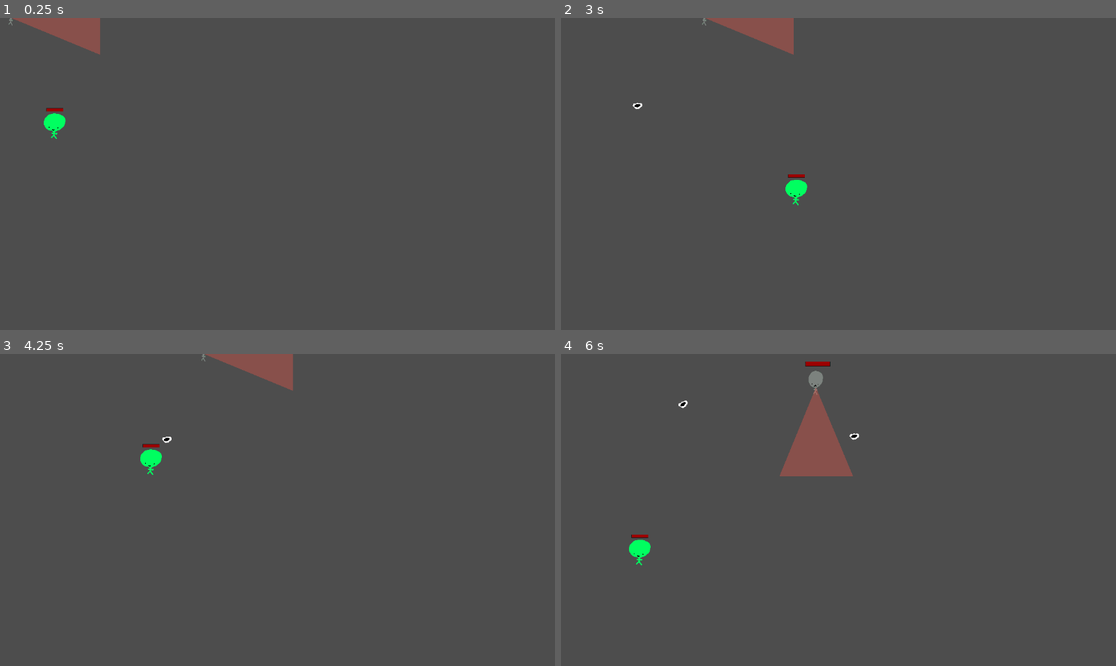
Above: before the commit, frames 1-4 (two rows, left to right).
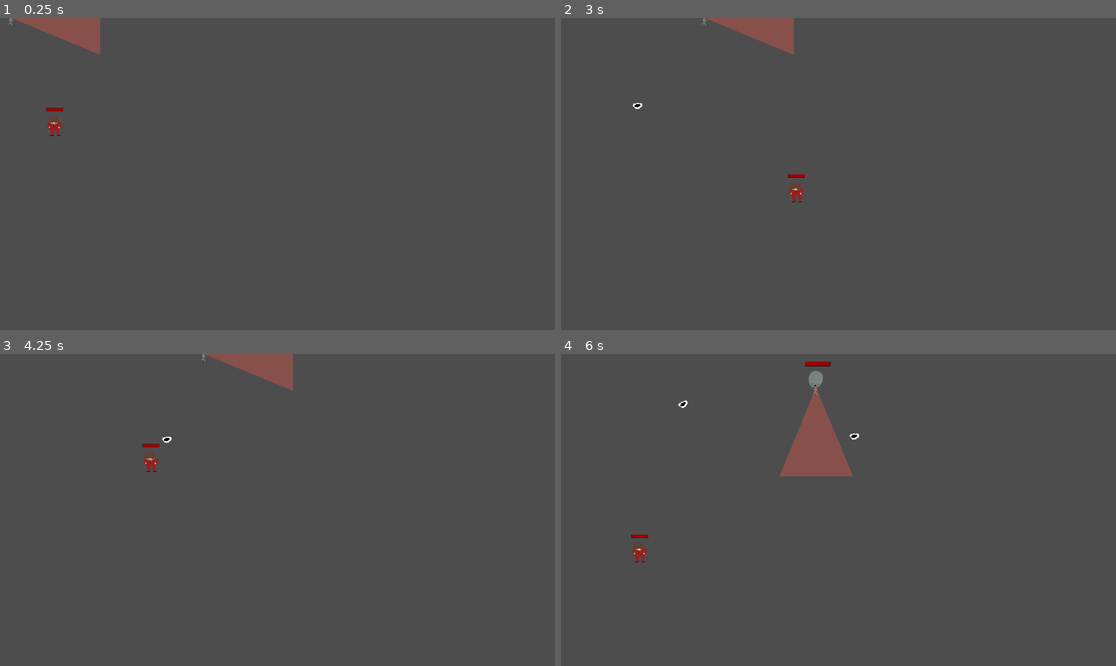
Above: after the commit, the same moments.

Repository: JoelDonnelly/MiniJam
Game: Godot game, scene res://Main.tscn
The game is run twice, just before and just after one commit, with the same random seed, the same clock (stepped at 60 frames per second) and the same inputs.
Inputs (mouse positions are in pixels of both pictures, inside the frame that each line leads up to):
- Up to frame 1 (0.25 s): no input
- Up to frame 2 (3 s): move the mouse to (960, 158) at 0.52 s; hold D (move_right) 0.53-1.28 s; click (960, 158) at 0.6 s; move the mouse to (727, 189) at 1.27 s; hold S (move_down) 1.28-2.03 s; tap Space (ability_dash) at 1.35, 2.85 s; move the mouse to (894, 105) at 2.02 s; hold D (move_right) 2.03-2.78 s; click (894, 105) at 2.1 s; move the mouse to (810, 236) at 2.77 s; hold W (move_up) from 2.78 s (still down)
- Up to frame 3 (4.25 s): move the mouse to (444, 556) at 3.52 s; release W (move_up) at 3.53 s; hold A (move_left) from 3.53 s (still down); click (444, 556) at 3.6 s
- Up to frame 4 (6 s): move the mouse to (672, 463) at 4.27 s; tap Space (ability_dash) at 4.35, 5.85 s; move the mouse to (866, 510) at 5.02 s; release A (move_left) at 5.03 s; hold S (move_down) 5.03-5.78 s; click (866, 510) at 5.1 s; move the mouse to (755, 432) at 5.77 s; hold D (move_right) from 5.78 s (still down)

The runs differ from the first frame. In frame 1, 0.2% of the frame differs, in the area x 7-12%, y 30-39%; in frame 2, 0.2%; in frame 3, 0.2%; in frame 4, 0.2%.

Commit message:
added animations

Diff:
--- a/Player/player.tscn
+++ b/Player/player.tscn
@@ -1,11 +1,24 @@
-[gd_scene load_steps=10 format=3 uid="uid://bm62kb7bxw418"]
+[gd_scene load_steps=23 format=3 uid="uid://bm62kb7bxw418"]
 
 [ext_resource type="Script" path="res://Player/player.gd" id="1_kqst3"]
-[ext_resource type="Texture2D" uid="uid://b37uytcd68f88" path="res://Resources/dude_green.png" id="1_sx785"]
 [ext_resource type="PackedScene" uid="uid://uqo2odtv4gi" path="res://Player/slash_attack.tscn" id="2_2igxq"]
+[ext_resource type="Texture2D" uid="uid://22f4wnrba1m" path="res://Resources/PlayerMotion/dude_back.png" id="3_2ln4u"]
 [ext_resource type="Script" path="res://health/health.gd" id="3_wvlhs"]
 [ext_resource type="Script" path="res://health/HitBox.gd" id="4_0ua7n"]
+[ext_resource type="Texture2D" uid="uid://cl5pnw5jfq787" path="res://Resources/PlayerMotion/dude_front.png" id="4_pps32"]
+[ext_resource type="Texture2D" uid="uid://cv5yxdglyetsk" path="res://Resources/PlayerMotion/left1.png" id="5_0tray"]
 [ext_resource type="PackedScene" uid="uid://dwpr58bwswx3x" path="res://health/health_bar.tscn" id="5_i6a26"]
+[ext_resource type="Texture2D" uid="uid://bjxch3ud5por4" path="res://Resources/PlayerMotion/left2.png" id="6_nsew2"]
+[ext_resource type="Texture2D" uid="uid://cr68x7800le3t" path="res://Resources/PlayerMotion/left3.png" id="7_f275n"]
+[ext_resource type="Texture2D" uid="uid://ccpy74p8vy7pr" path="res://Resources/PlayerMotion/down1.png" id="8_cpdbg"]
+[ext_resource type="Texture2D" uid="uid://cgbqywla0tlgo" path="res://Resources/PlayerMotion/down2.png" id="9_g3ukj"]
+[ext_resource type="Texture2D" uid="uid://j1q6dvpxtde2" path="res://Resources/PlayerMotion/down3.png" id="10_snpgm"]
+[ext_resource type="Texture2D" uid="uid://dvqw35lne5ov6" path="res://Resources/PlayerMotion/right1.png" id="11_6djer"]
+[ext_resource type="Texture2D" uid="uid://d4dy5pm4kklc7" path="res://Resources/PlayerMotion/right2.png" id="12_mehs3"]
+[ext_resource type="Texture2D" uid="uid://ct53dq1ccg8x" path="res://Resources/PlayerMotion/right3.png" id="13_3qa6i"]
+[ext_resource type="Texture2D" uid="uid://vngd2rfcg3ey" path="res://Resources/PlayerMotion/up1.png" id="14_crx2m"]
+[ext_resource type="Texture2D" uid="uid://f808alio0f3g" path="res://Resources/PlayerMotion/up2.png" id="15_memqv"]
+[ext_resource type="Texture2D" uid="uid://c6l0t3datfhoy" path="res://Resources/PlayerMotion/up3.png" id="16_yikob"]
 
 [sub_resource type="CapsuleShape2D" id="CapsuleShape2D_x3eff"]
 
@@ -13,10 +26,86 @@
 animations = [{
 "frames": [{
 "duration": 1.0,
-"texture": ExtResource("1_sx785")
+"texture": ExtResource("3_2ln4u")
 }],
 "loop": true,
-"name": &"default",
+"name": &"IdleBack",
+"speed": 5.0
+}, {
+"frames": [{
+"duration": 1.0,
+"texture": ExtResource("4_pps32")
+}],
+"loop": true,
+"name": &"IdleFront",
+"speed": 5.0
+}, {
+"frames": [{
+"duration": 1.0,
+"texture": ExtResource("5_0tray")
+}, {
+"duration": 1.0,
+"texture": ExtResource("6_nsew2")
+}, {
+"duration": 1.0,
+"texture": ExtResource("5_0tray")
+}, {
+"duration": 1.0,
+"texture": ExtResource("7_f275n")
+}],
+"loop": true,
+"name": &"walkDown",
+"speed": 5.0
+}, {
+"frames": [{
+"duration": 1.0,
+"texture": ExtResource("8_cpdbg")
+}, {
+"duration": 1.0,
+"texture": ExtResource("9_g3ukj")
+}, {
+"duration": 1.0,
+"texture": ExtResource("8_cpdbg")
+}, {
+"duration": 1.0,
+"texture": ExtResource("10_snpgm")
+}],
+"loop": true,
+"name": &"walkLeft",
+"speed": 5.0
+}, {
+"frames": [{
+"duration": 1.0,
+"texture": ExtResource("11_6djer")
+}, {
+"duration": 1.0,
+"texture": ExtResource("12_mehs3")
+}, {
+"duration": 1.0,
+"texture": ExtResource("11_6djer")
+}, {
+"duration": 1.0,
+"texture": ExtResource("13_3qa6i")
+}],
+"loop": true,
+"name": &"walkRight",
+"speed": 5.0
+}, {
+"frames": [{
+"duration": 1.0,
+"texture": ExtResource("14_crx2m")
+}, {
+"duration": 1.0,
+"texture": ExtResource("15_memqv")
+}, {
+"duration": 1.0,
+"texture": ExtResource("14_crx2m")
+}, {
+"duration": 1.0,
+"texture": ExtResource("16_yikob")
+}],
+"loop": true,
+"name": &"walkUp",
 "speed": 5.0
 }]
 
@@ -36,6 +125,8 @@
 
 [node name="AnimatedSprite2D" type="AnimatedSprite2D" parent="."]
 sprite_frames = SubResource("SpriteFrames_qcj3g")
+animation = &"IdleFront"
+frame_progress = 0.927069
 
 [node name="DashCooldownTimer" type="Timer" parent="."]
 wait_time = 0.5
Binary file added: Resources/PlayerMotion/down1.png
Not shown, added: Resources/PlayerMotion/down1.png.import
Binary file added: Resources/PlayerMotion/down2.png
Not shown, added: Resources/PlayerMotion/down2.png.import
Binary file added: Resources/PlayerMotion/down3.png
Not shown, added: Resources/PlayerMotion/down3.png.import
Binary file added: Resources/PlayerMotion/dude_back.png
Not shown, added: Resources/PlayerMotion/dude_back.png.import
Binary file added: Resources/PlayerMotion/dude_front.png
Not shown, added: Resources/PlayerMotion/dude_front.png.import
Binary file added: Resources/PlayerMotion/left1.png
Not shown, added: Resources/PlayerMotion/left1.png.import
(and 17 more such lines)
